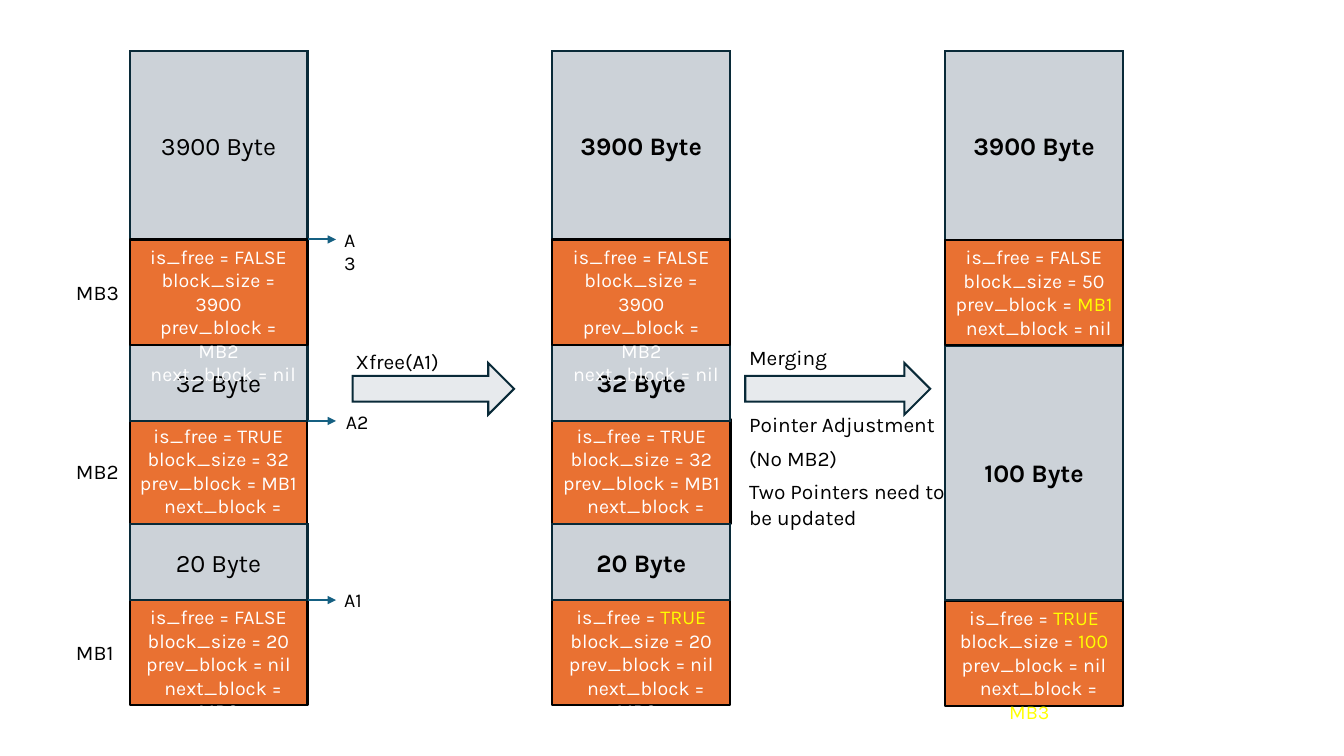
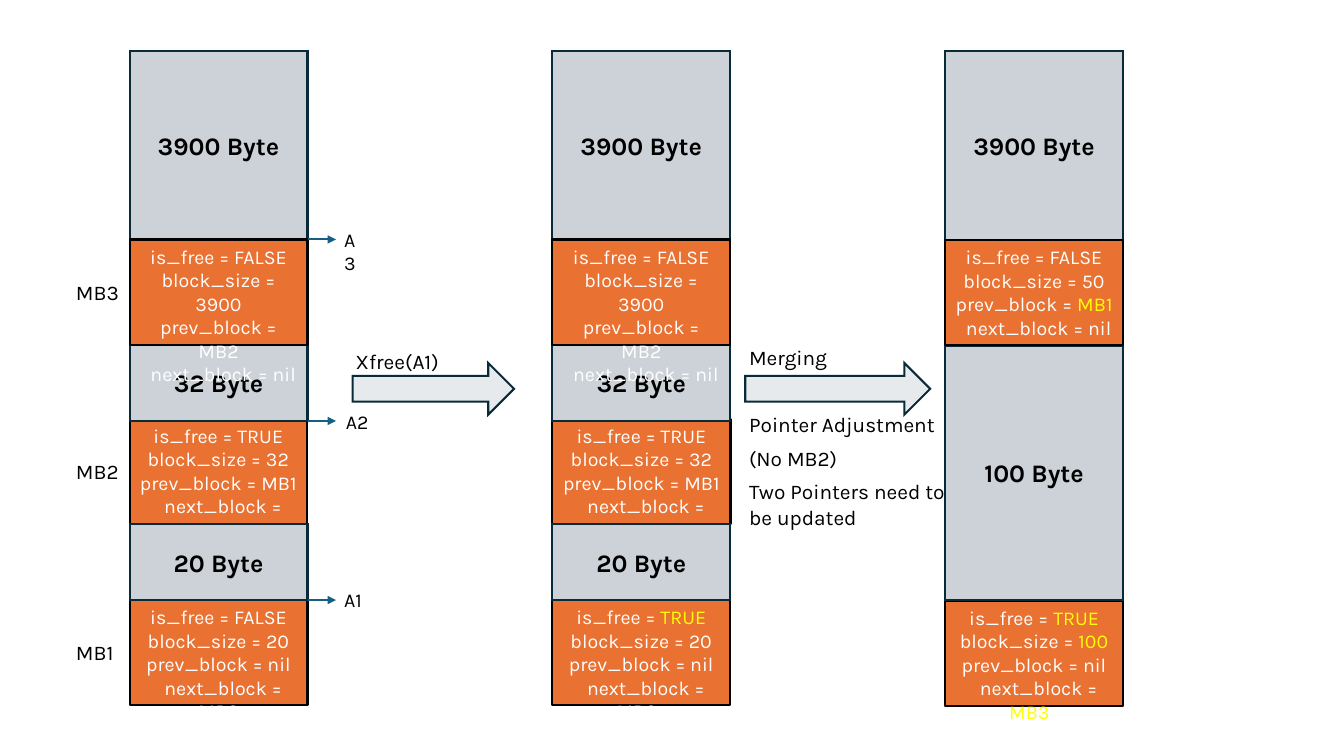
Before and after one commit to Mahmoud-Abdelraouf/STmicro-System-Programming-under-Linux, a slide deck: slide 42 of 04.Advanced/Tasks/Heap_Memory_Manager/HeapMemoryManager.pptx. Drawn at 1344x756 pixels with LibreOffice and Linux fonts; fonts in the diff are those of the drawing. Boxes give left, top, right and bottom in pixels: in the first picture for what was removed or moved away, otherwise in the second. Text is boxed around its words. In the diff, an @@ line names an element or a change of style, - is before the commit and + after.

```diff
--- a/04.Advanced/Tasks/Heap_Memory_Manager/HeapMemoryManager.pptx
+++ b/04.Advanced/Tasks/Heap_Memory_Manager/HeapMemoryManager.pptx
@@ bold on in 3 elements at box(130, 50, 309, 239), box(130, 524, 309, 601), box(130, 345, 309, 421) @@
```
Also in this commit, not shown: 18 other slides changed, 10 slides added.
